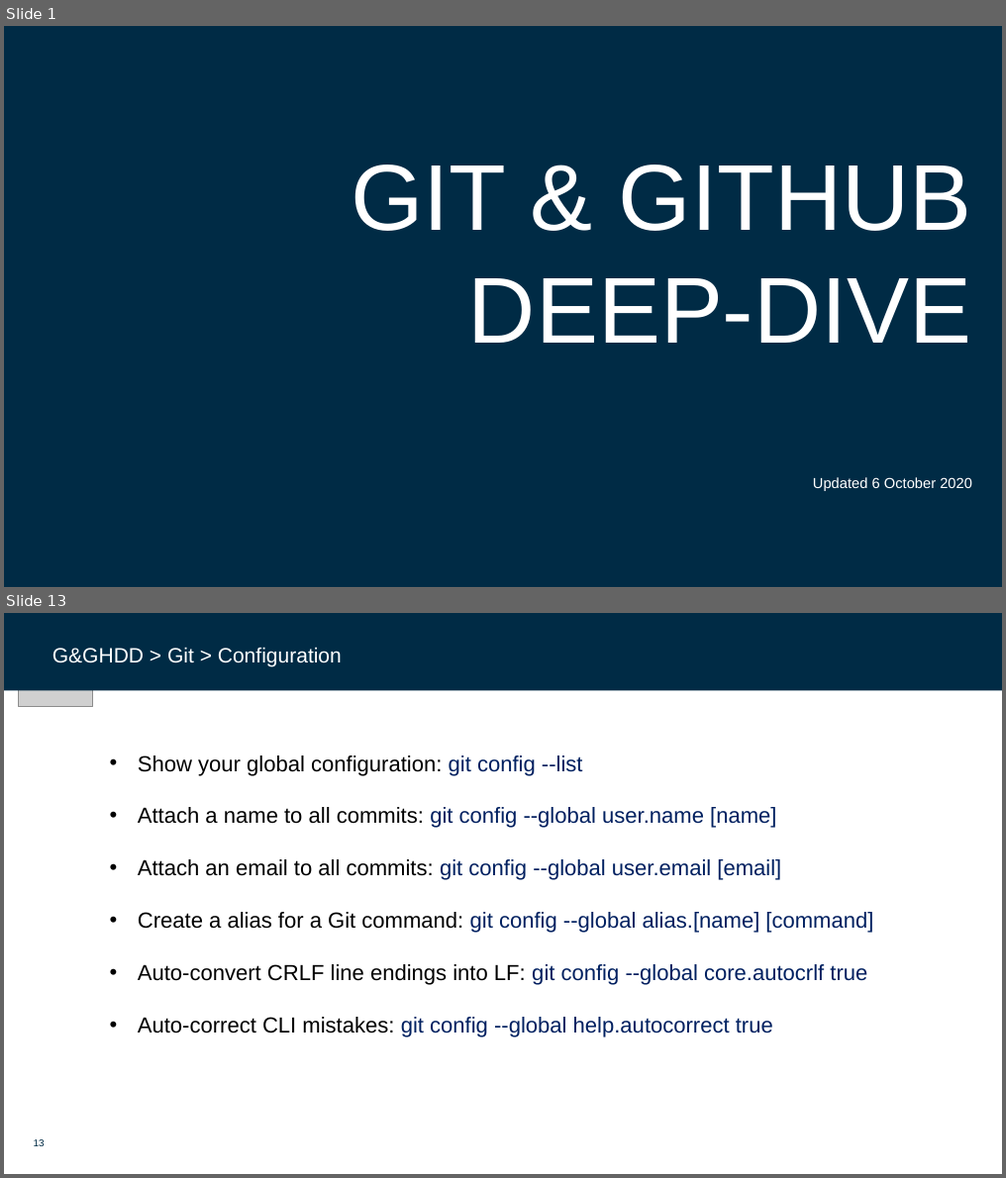
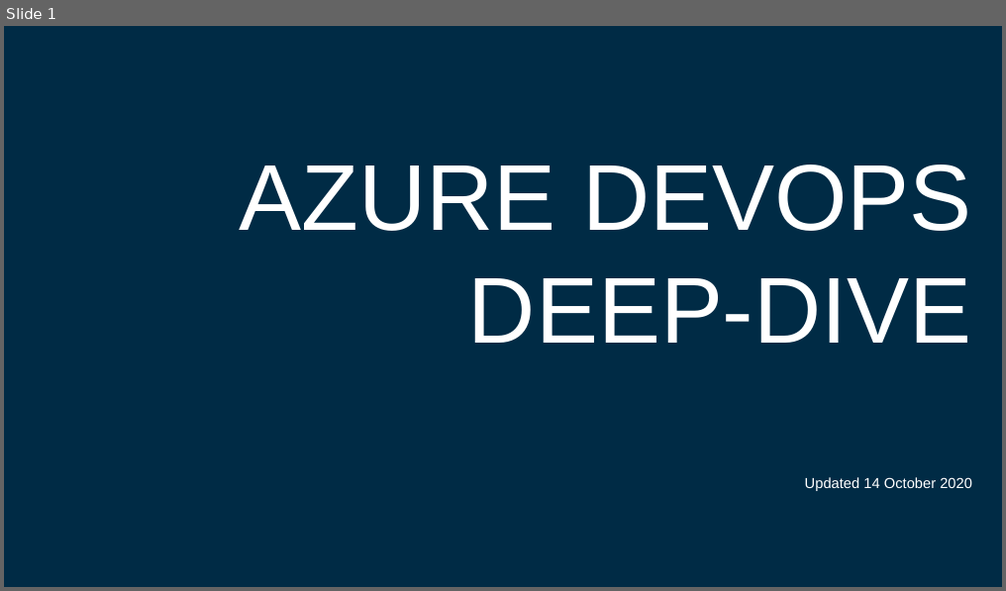
Before and after one commit to dfds/dojo, a slide deck: workshops/ado-deep-dive/ado-deep-dive.pptx. Shown one above the other, each under a label of ours: slides 1 and 13 before the commit, slide 1 after it; the slides between them are not shown. The pictures are 1006x1178 and 1006x591 pixels, drawn with LibreOffice and Linux fonts; fonts in the diff are those of the drawing; grey boxes stand for pictures; background and template pictures are left out. Boxes give left, top, right and bottom in pixels: in the first picture for what was removed or moved away, otherwise in the second. Text is boxed around its words. In the diff, an @@ line names an element or a change of style, - is before the commit and + after.

```diff
--- a/workshops/ado-deep-dive/ado-deep-dive.pptx
+++ b/workshops/ado-deep-dive/ado-deep-dive.pptx
@@ slide 13 removed at (4, 613, 1002, 1174), background #FFFFFF @@
@@ rectangle removed at (4, 613, 1002, 691) @@
@@ picture removed at (18, 613, 93, 707) @@
@@ rectangle removed at (902, 637, 976, 661) @@
@@ text removed at (53, 647, 342, 667) @@
-G&GHDD > Git > Configuration
@@ text removed at (138, 756, 873, 1038) @@
-• Show your global configuration: git config --list
-• Attach a name to all commits: git config --global user.name [name]
-• Attach an email to all commits: git config --global user.email [email]
-• Create a alias for a Git command: git config --global alias.[name] [command]
-• Auto-convert CRLF line endings into LF: git config --global core.autocrlf true
-• Auto-correct CLI mistakes: git config --global help.autocorrect true
@@ page number removed at (34, 1140, 45, 1147) @@
-13
@@ slide 1 changed as well @@
@@ title at (240, 165, 972, 491): text changed @@
-GIT & GITHUB
-DEEP-DIVE
-Updated 6 October 2020
+AZURE DEVOPS
+DEEP-DIVE
+Updated 14 October 2020
```
Also in this commit, not shown: 4 other slides changed, 3 slides added, 30 other slides removed.
